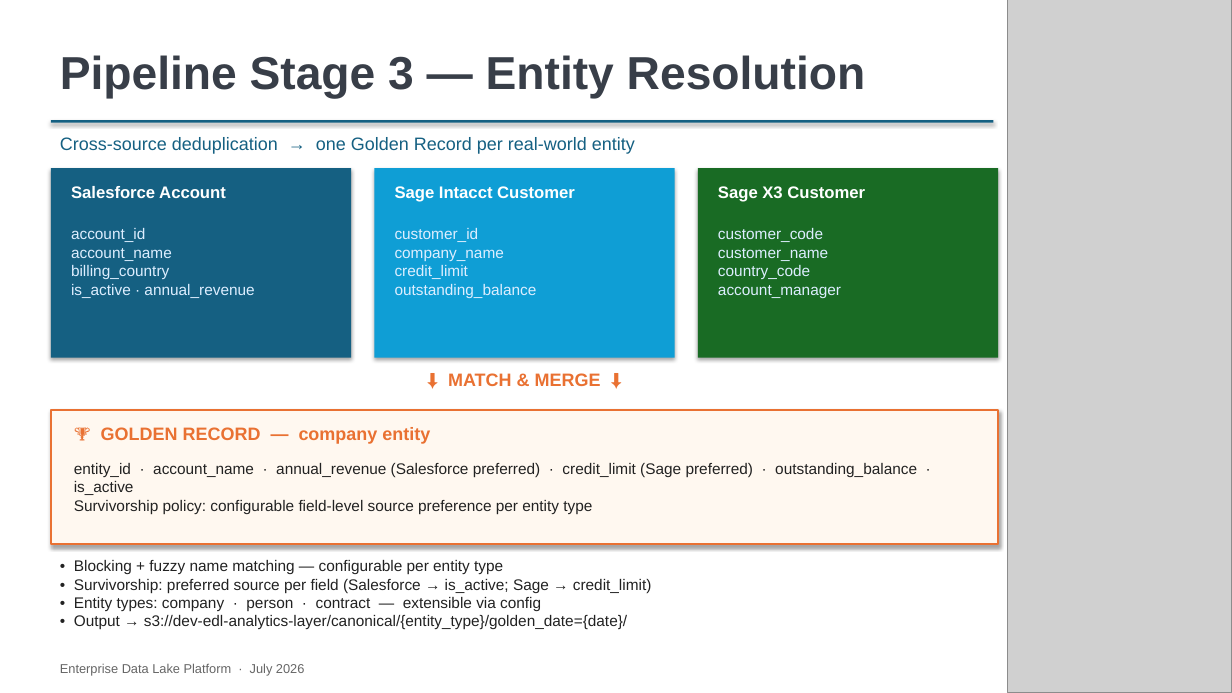
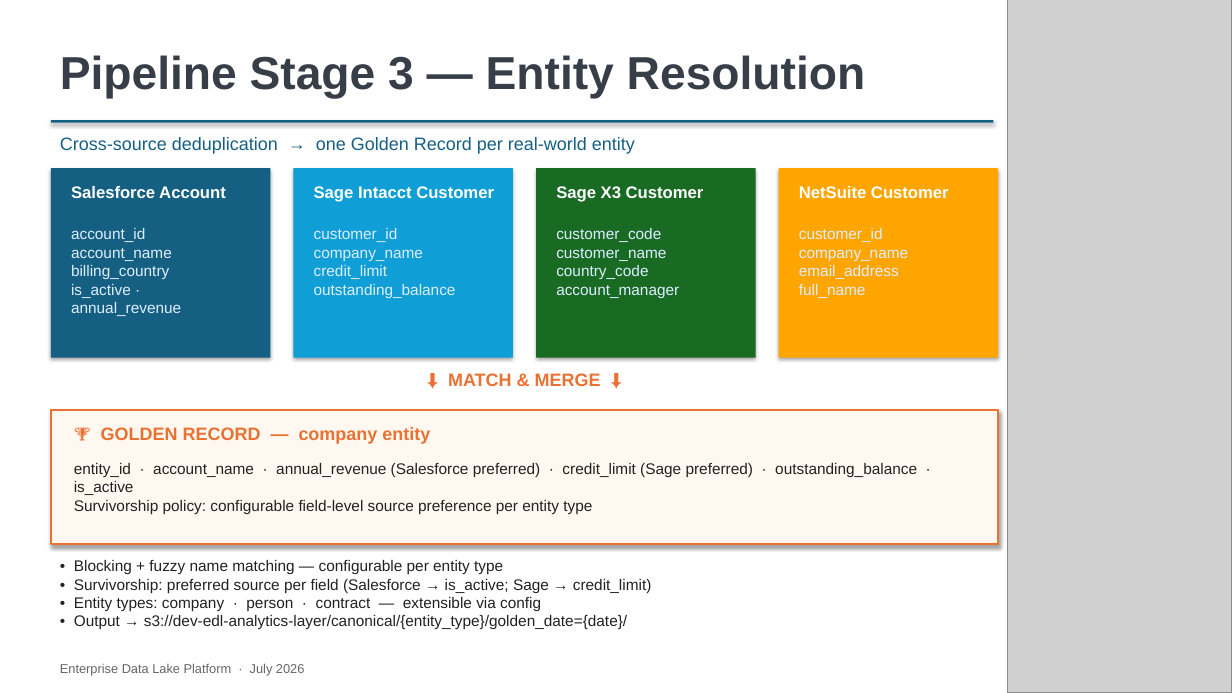
Before and after one commit to deepnarayan-sierradev/DataLake, a slide deck: slide 8 of Enterprise_Data_Lake_Platform_v2.pptx. Drawn at 1232x693 pixels with LibreOffice and Linux fonts; fonts in the diff are those of the drawing; grey boxes stand for pictures. Boxes give left, top, right and bottom in pixels: in the first picture for what was removed or moved away, otherwise in the second. Text is boxed around its words. In the diff, an @@ line names an element or a change of style, - is before the commit and + after.

```diff
--- a/Enterprise_Data_Lake_Platform_v2.pptx
+++ b/Enterprise_Data_Lake_Platform_v2.pptx
@@ rectangle: place and size @@
-rectangle at [51,168,351,358]
+rectangle at [51,168,271,358]
@@ rectangle: place and size @@
-rectangle at [374,168,675,358]
+rectangle at [293,168,513,358]
@@ text "Sage Intacct Customer": place and size @@
-text "Sage Intacct Customer" at [395,186,575,202]
+text "Sage Intacct Customer" at [314,186,494,202]
@@ rectangle added at [536,168,756,358], fill #196B24 @@
@@ text "Sage X3 Customer": place and size @@
-text "Sage X3 Customer" at [718,186,865,202]
+text "Sage X3 Customer" at [556,186,704,202]
@@ rectangle: place and size @@
-rectangle at [698,168,998,358]
+rectangle at [779,168,999,358]
@@ rectangle at [779,168,999,358]: fill #196B24 to #FFA500 @@
@@ text added at [799,186,949,198], 13 pt, text #FFFFFF, bold @@
+NetSuite Customer
@@ text "account_id account_name billing_country is_active · ..." rewrapped from [71,228,254,298] to [71,228,181,316] @@
@@ text "customer_id company_name credit_limit outstanding_balance": place and size @@
-text "customer_id company_name credit_limit outstanding_balance" at [395,228,537,298]
+text "customer_id company_name credit_limit outstanding_balance" at [314,228,456,298]
@@ text "customer_code customer_name country_code account_manager": place and size @@
-text "customer_code customer_name country_code account_manager" at [718,228,841,298]
+text "customer_code customer_name country_code account_manager" at [556,228,679,298]
@@ text added at [799,228,908,298], 12 pt, text #DDEEFF @@
+customer_id
+company_name
+email_address
+full_name
```
Also in this commit, not shown: 8 other slides changed, 1 other file.
